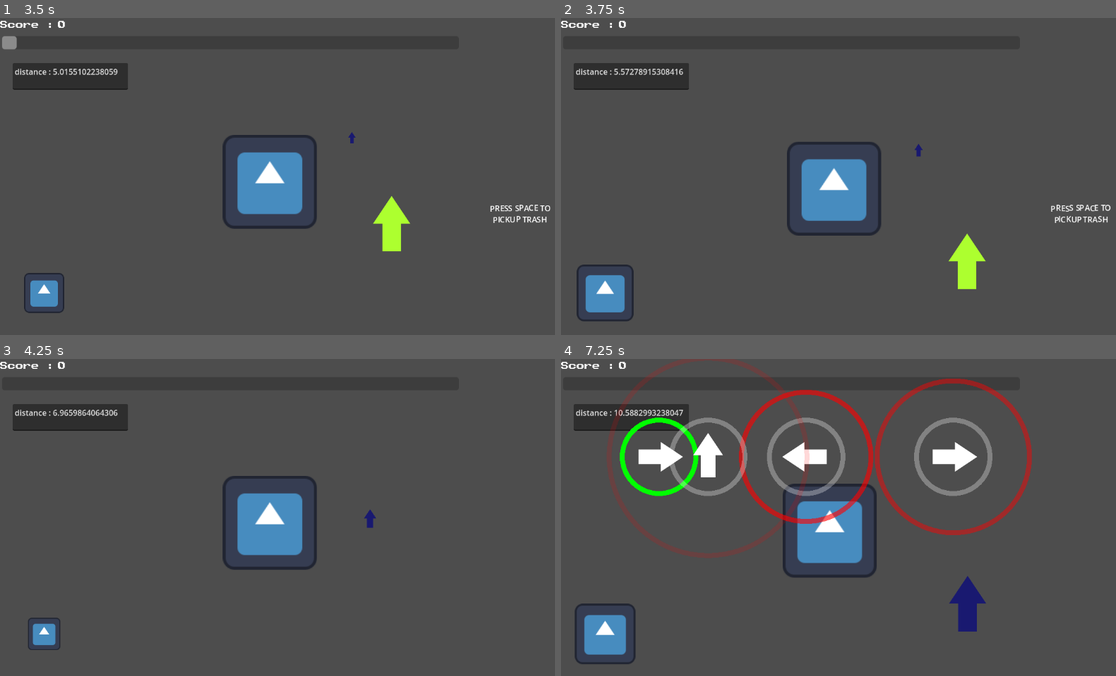
Above: before the commit, frames 1-4 (two rows, left to right).
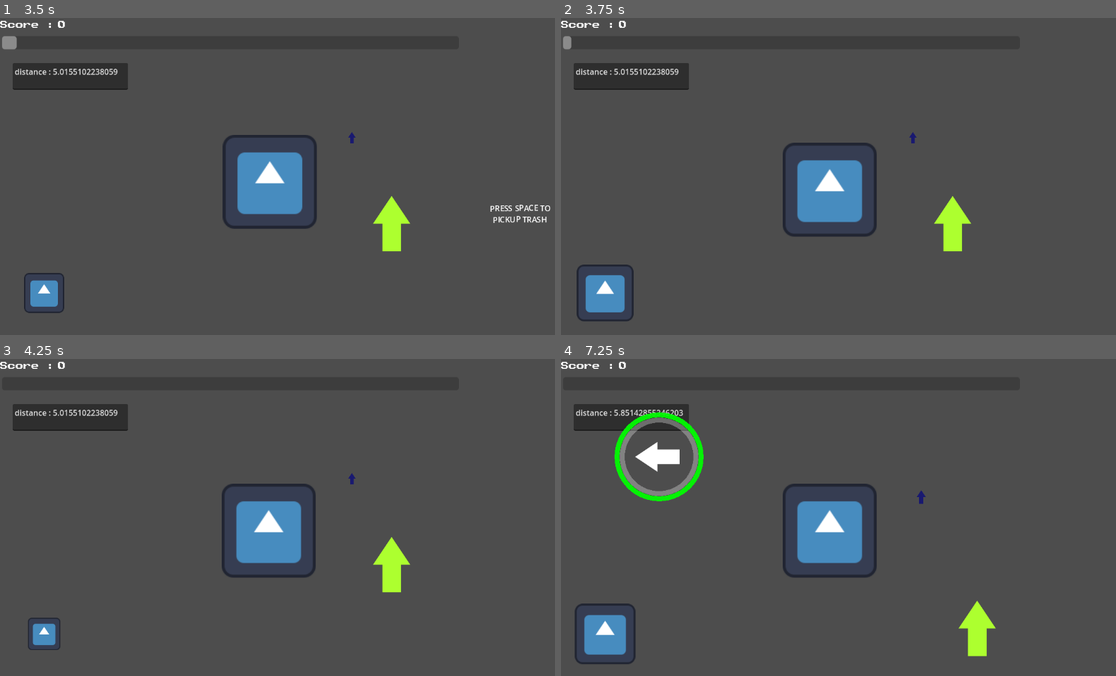
Above: after the commit, the same moments.

Repository: Mastoast/AntiCapitalism
Game: Godot game, scene res://scenes/capitalist_level.tscn
Two runs of this game, one before a commit and one after it. Both use one fixed random seed, a clock stepped at 60 frames per second and the inputs below. The engine's default icon, where the game draws it, is replaced by a stand-in: a white triangle on a blue panel in a dark square. Sound files missing from this copy of the repository are replaced by a short silence.
Inputs:
- Up to frame 1 (3.5 s): tap Enter (ui_accept) at 0.5, 0.77, 1.52, 3.02 s; hold D (input_right) 0.53-1.28 s; hold Space (input_begin) 0.53-1.28 s; hold Down (input_down) 1.28-2.03 s; tap E (input_action) at 1.35 s; tap Space (input_begin) at 1.55, 2.85 s; hold D (input_right) 2.03-2.78 s; hold Space (input_begin) 2.03-2.78 s; hold Up (input_up) from 2.78 s (still down)
- Up to frame 2 (3.75 s): tap Space (input_begin) at 3.5 s; release Up (input_up) at 3.53 s; hold Left (input_left) from 3.53 s (still down); hold Space (input_begin) from 3.53 s (still down); tap E (input_action) at 3.6 s
- Up to frame 3 (4.25 s): keep holding Left (input_left); keep holding Space (input_begin); tap Enter (ui_accept) at 3.77 s
- Up to frame 4 (7.25 s): release Space (input_begin) at 4.28 s; tap Space (input_begin) at 4.35, 6.05 s; tap Enter (ui_accept) at 4.52, 6.02, 6.77 s; release Left (input_left) at 5.03 s; hold Down (input_down) 5.03-5.78 s; hold Space (input_begin) 5.03-5.78 s; hold D (input_right) 5.78-6.53 s; tap E (input_action) at 5.85 s; hold Up (input_up) from 6.53 s (still down); hold Space (input_begin) from 6.53 s (still down)

Frame 1 is identical in both runs. In frame 2, 3.0% of the frame differs, in the area x 0-100%, y 5-86%; in frame 3, 2.6%; in frame 4, 9.7%, in the area x 8-85%, y 0-94%.

Commit message:
Add pattern start on beat

Diff:
--- a/project.godot
+++ b/project.godot
@@ -14,10 +14,6 @@
 run/main_scene="res://scenes/capitalist_level.tscn"
 config/features=PackedStringArray("4.0", "GL Compatibility")
 config/icon="res://sprites/icon.svg"
-
-[audio]
-
-driver/mix_rate=0
 
 [autoload]
 
--- a/scripts/capitalist_level.gd
+++ b/scripts/capitalist_level.gd
@@ -2,8 +2,9 @@
 
 @export var combo_decrease_speed = 5.0
 @export var truck_speed = 3.0
-@export var trash_can = load("res://objects/trash_can.tscn")
 @export var pickup_distance = 1.0
+
+var trash_can = load("res://objects/trash_can.tscn")
 
 var previous_time = 0.0
 var distance = 0.0
@@ -14,6 +15,7 @@
 
 var is_truck_moving
 var in_pattern = false
+var starting_pattern = false
 var pickable_trash
 
 var max_trash_distance = 20.0
@@ -70,7 +72,8 @@
 		$truck.stop()
 		if pickable_trash and !pickable_trash.is_empty:
 			in_pattern = true
-			$PatternPlayer.start_pattern(pickable_trash.pattern)
+			starting_pattern = true
+			#$PatternPlayer.start_pattern(pickable_trash.pattern)
 	elif not in_pattern:
 		is_truck_moving = true
 		$truck.drive()
@@ -113,7 +116,10 @@
 		_on_missed_trash()
 
 func _on_new_beat():
-	pass
+	if StaticMusic.beat_count % 2 == 0: # trigger every 2 beat
+		if starting_pattern:
+			$PatternPlayer.start_pattern(pickable_trash.pattern)
+			starting_pattern = false
 
 func add_combo(value):
 	combo = clampf(combo + value, combo_min_value, combo_max_value)
